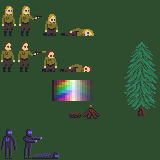
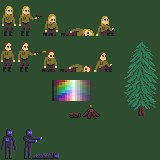
Layer changes from the first w=160, h=160 image to the second:
added layer "Rest" (1st of 2, in "Human2") in group "Human2" over [96, 16, 114, 36]
added layer "Rest" (2nd of 2, in "Human") in group "Human" over [94, 52, 112, 72]
